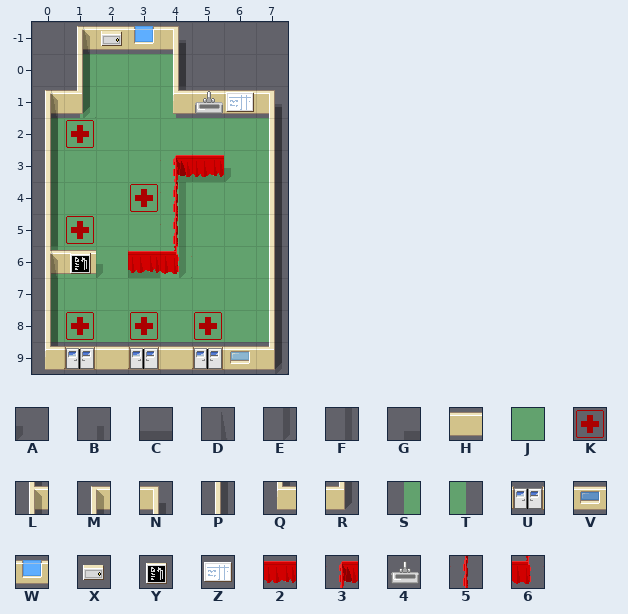
Tiled map -- data/lv2.tmx. Above, as it was before the edit.
Cells are 32x32 px. Shown: x 0..7, y -1..9. The old version is drawn lined up with the new one.
Key: from "shadows_256": A 1, B 3, C 4, D 9, E 11, F 19, G 44; from "walls_128": H 0, J 4, K 5, L 8, M 10, N 11, P 16, Q 18, R 19, S 20, T 21, U 32, V 42, W 43, X 44, Y 46, Z 47, 2 48, 3 49, 4 52, 5 56, 6 58.
_ is an empty cell.
Layer "Floors" before, first column x 0:
-1 ________
 0 _SJJT___
 1 _SJJT___
 2 SJJJJJJT
 3 SJJJJJJT
 4 SJJJJJJT
 5 SJJJJJJT
 6 SJJJJJJT
 7 SJJJJJJT
 8 SJJJJJJT
 9 ________
Layer "Shadows" before, first column x 0:
-1 ____B___
 0 _F__F___
 1 _E_____B
 2 F______F
 3 F___GCAF
 4 F___F__F
 5 F___F__F
 6 __ACE__F
 7 F______F
 8 F______F
 9 _______E
Layer "Walls" before, first column x 0:
-1 _MHHN___
 0 _P__P___
 1 MR__QHHN
 2 P______P
 3 P___32_P
 4 P___5__P
 5 P___5__P
 6 LH_26__P
 7 P______P
 8 P______P
 9 QHHHHHHR
Layer "decoration" before, first column x 0:
-1 __XW____
 0 ________
 1 _____4Z_
 2 _K______
 3 ________
 4 ___K____
 5 _K______
 6 _Y______
 7 ________
 8 _K_K_K__
 9 _U_U_UV_
And afterwards:
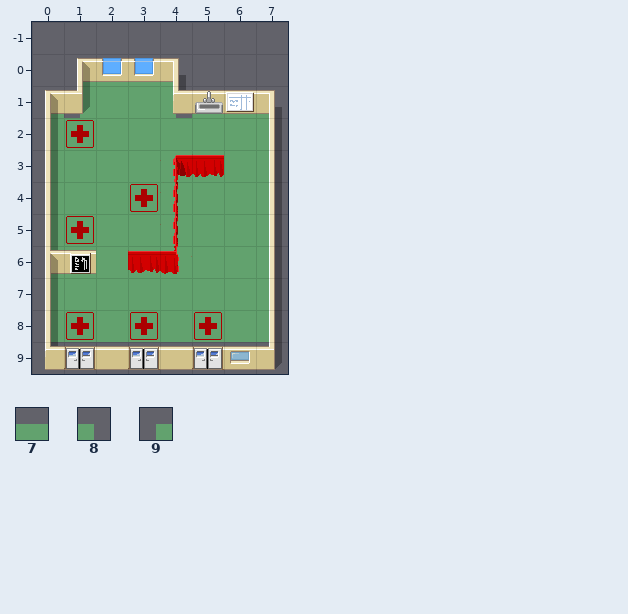
Further tiles: from "walls_128": 7 12, 8 14, 9 15.
Commit message: Removed unneeded shadow tileset and layer, resized to x10 size Signed-off-by: Tony Davis <wilfo254@hotmail.com>
Change:
Changed rows in their new state; . is an unchanged cell.
map size 8x11 -> 8x10 cells (old content now starts at 0,-1; both pictures use the new coordinates)
Layer "Floors":
first column x 0:
 0 .9778...
 1 9....778
Layer "Shadows" (removed):
first column x 0:
-1 ...._...
 0 ._.._...
 1 ._....._
 2 _.......
 3 _...___.
 4 _..._...
 5 _..._...
 6 ..___...
 7 _.......
 8 _.......
 9 ......._
Layer "Walls":
first column x 1:
-1 ____
 0 MWWN
Layer "Shadows2" (removed):
first column x 0:
-1 ._
 1 _.
first column x 0:
 6 _
Layer "decoration":
first column x 2:
-1 __
Where, in picture pixels (left, top, right, bottom), the same in both pictures:
changed: (51, 26, 282, 342)
removed: (275, 342, 288, 374)
